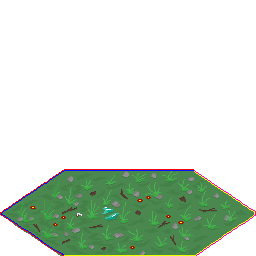
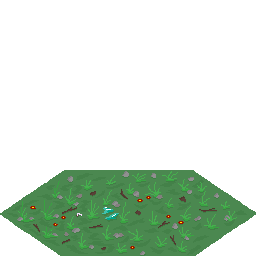
Two versions of the same layered image (256×256). Layer-by-layer changes:
hid "Bord" over [0, 169, 256, 256]
